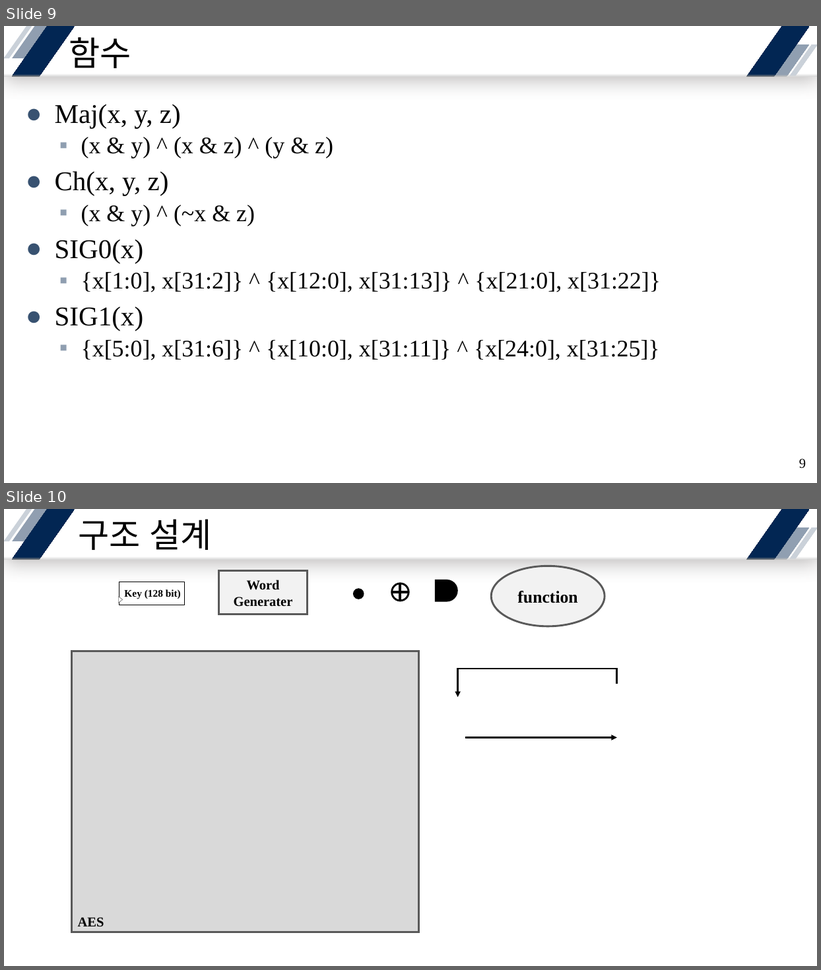
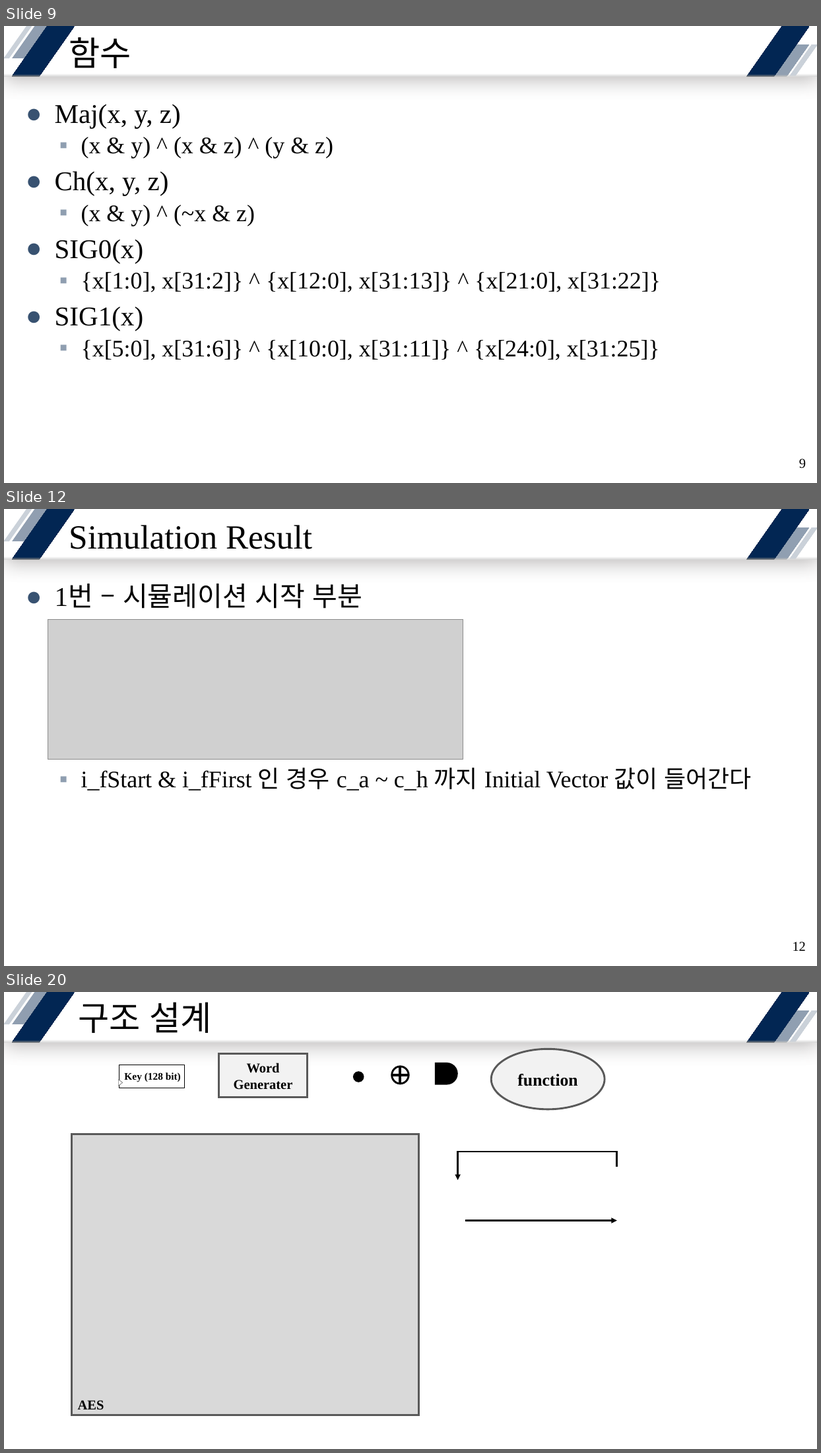
Before and after one commit to yuyu0830/FPGA_AES128, a slide deck: SHA/SHA256/Presentation/SHA256.pptx. Shown one above the other, each under a label of ours: slides 9 and 10 before the commit, slides 9, 12 and 20 after it; the slides between them are not shown. The pictures are 821x970 and 821x1453 pixels, drawn with LibreOffice and Linux fonts; fonts in the diff are those of the drawing; grey boxes stand for pictures. Boxes give left, top, right and bottom in pixels: in the first picture for what was removed or moved away, otherwise in the second. Text is boxed around its words. In the diff, an @@ line names an element or a change of style, - is before the commit and + after.

```diff
--- a/SHA/SHA256/Presentation/SHA256.pptx
+++ b/SHA/SHA256/Presentation/SHA256.pptx
@@ slide 12 added at (x1=4, y1=509, x2=817, y2=966), background #FFFFFF; not listed: 7 template elements that a slide beside it also shows @@
@@ title added at (x1=69, y1=525, x2=312, y2=549), 40 pt, text #000000 @@
+Simulation Result
@@ text added at (x1=55, y1=584, x2=752, y2=791), 28 pt, text #000000 @@
+● 1번 – 시뮬레이션 시작 부분
+  ▪ i_fStart & i_fFirst 인 경우 c_a ~ c_h 까지 Initial Vector 값이 들어간다
@@ picture added at (x1=48, y1=619, x2=463, y2=759) @@
@@ page number added at (x1=793, y1=942, x2=806, y2=951), 16 pt, text #000000 @@
+12
@@ what was slide 10 is now slide 20 @@
```
Also in this commit, not shown: 5 slides changed, 9 other slides added, 17 other files.
